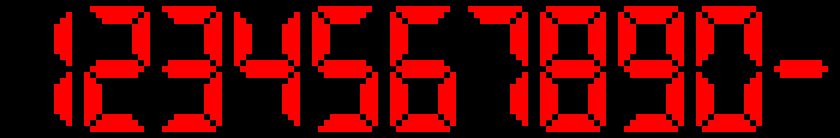
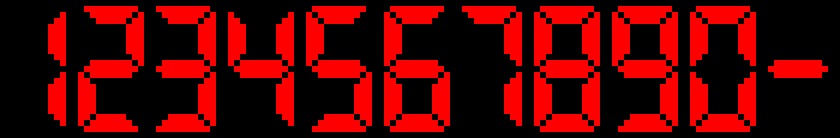
Layered file, before and after one edit (840 x 138). Changes by layer:
renamed "Layer 1" to "Layer 2", painted on it over (48, 6, 780, 132)
